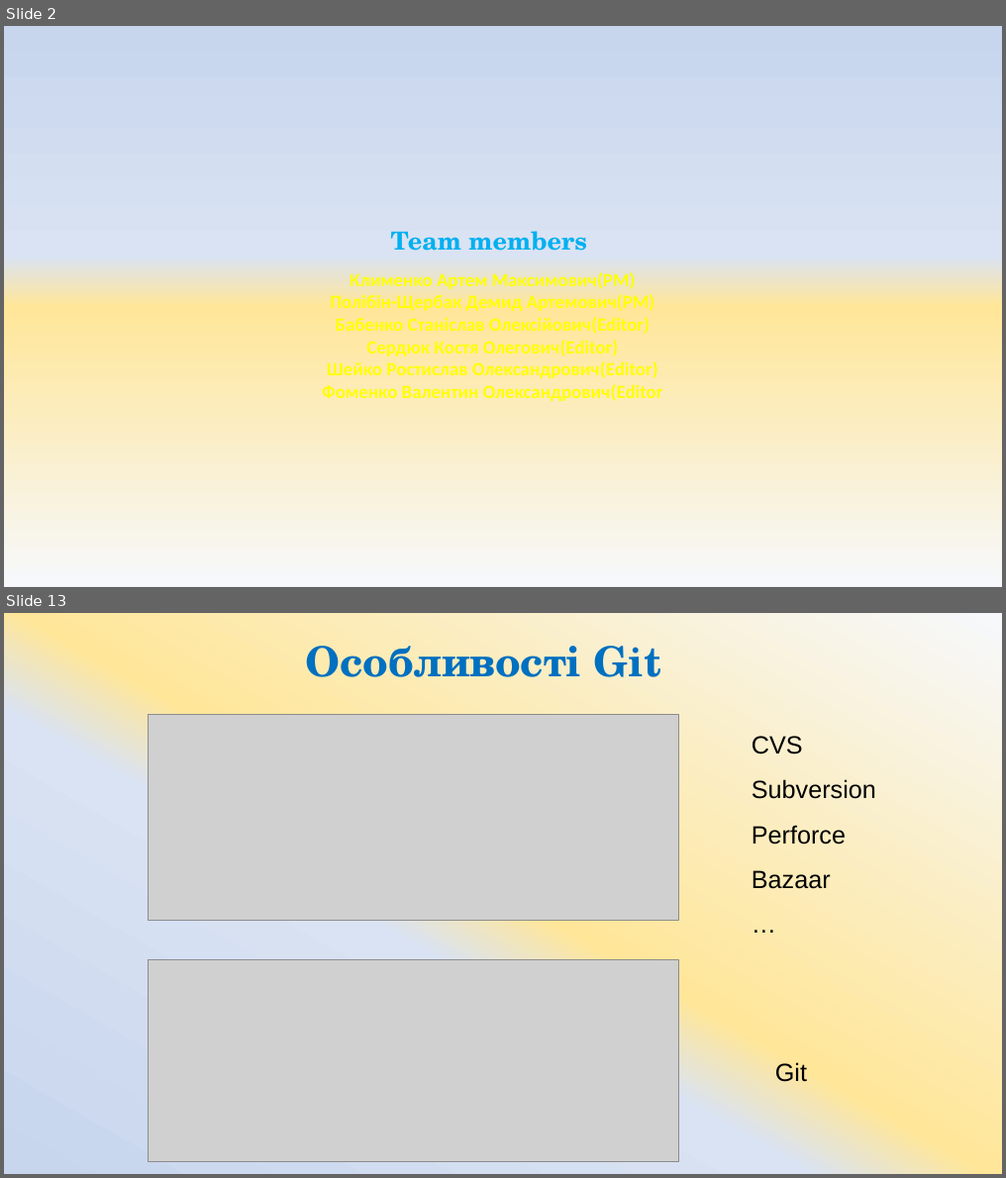
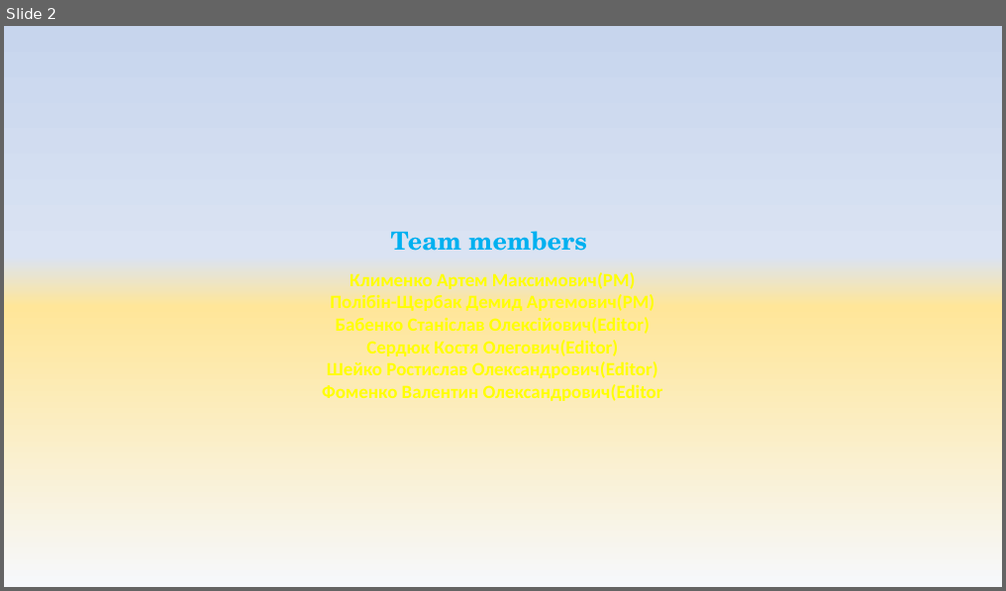
Before and after one commit to ArtemKlym/git_presentation, a slide deck: Git_1 part.pptx. Shown one above the other, each under a label of ours: slides 2 and 13 before the commit, slide 2 after it; the slides between them are not shown. The pictures are 1006x1178 and 1006x591 pixels, drawn with LibreOffice and Linux fonts; fonts in the diff are those of the drawing; grey boxes stand for pictures. Boxes give left, top, right and bottom in pixels: in the first picture for what was removed or moved away, otherwise in the second. Text is boxed around its words. In the diff, an @@ line names an element or a change of style, - is before the commit and + after.

```diff
--- a/Git_1 part.pptx
+++ b/Git_1 part.pptx
@@ slide 13 removed at bbox=[4, 613, 1002, 1174], background gradient #F6F8FC to #FFE699 to #DAE3F3 to #C7D5ED @@
@@ title removed at bbox=[306, 646, 661, 677] @@
-Особливості Git
@@ picture removed at bbox=[149, 715, 679, 921] @@
@@ text removed at bbox=[751, 736, 876, 889] @@
-CVS
-Subversion
-Perforce
-Bazaar
-…
@@ picture removed at bbox=[149, 960, 679, 1162] @@
@@ text removed at bbox=[775, 1062, 807, 1082] @@
-Git
```
Also in this commit, not shown: 26 other slides removed.
